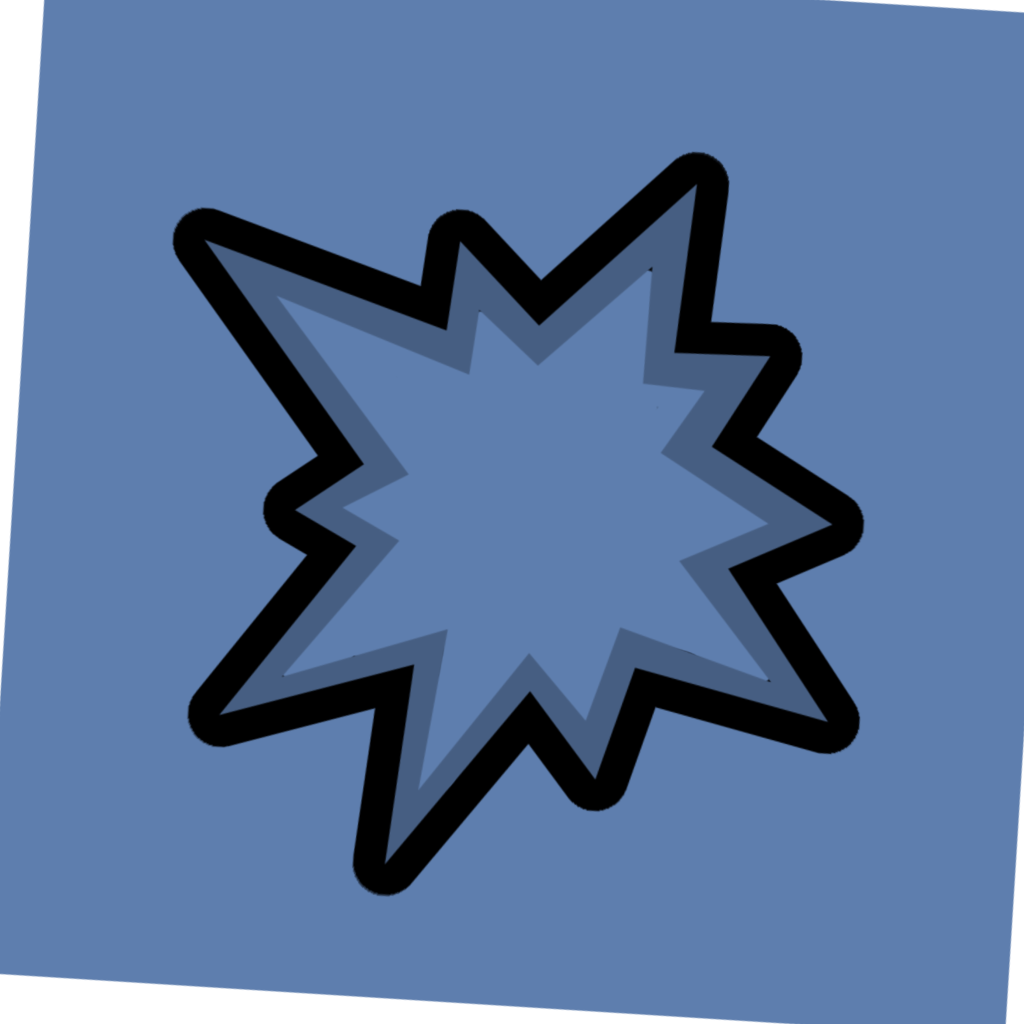
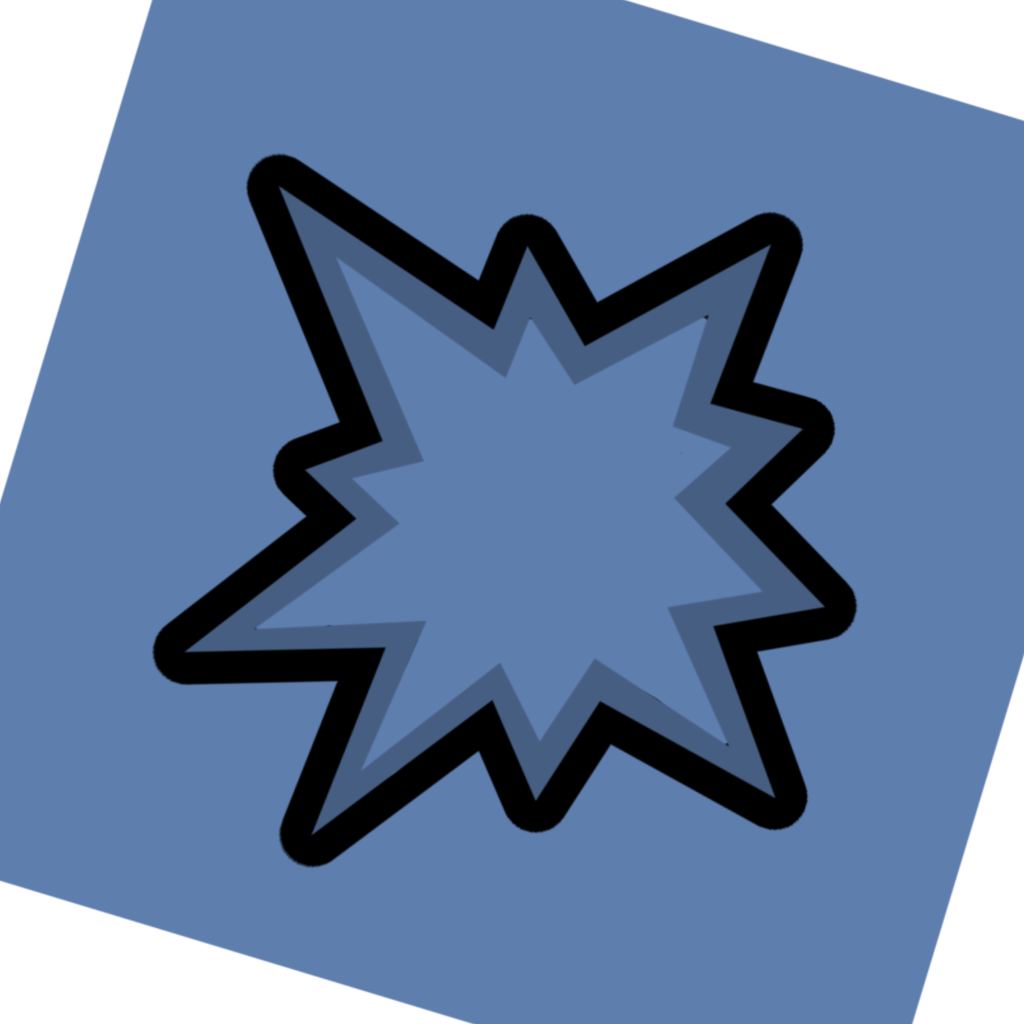
Two versions of the same layered image (1024x1024). Layer-by-layer changes:
painted on "emp color" over (0, 0, 1024, 1024)
painted on "burst 2" over (183, 183, 834, 865)
painted on "burst 4" over (250, 247, 780, 796)
painted on "burst 3" over (332, 335, 702, 710)
painted on "emp edge" over (151, 151, 866, 898)
